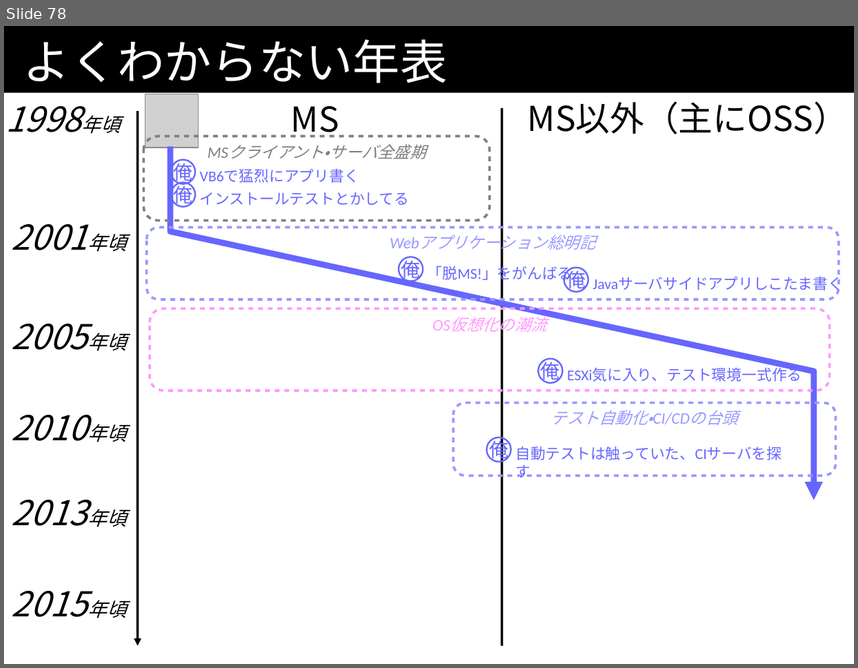
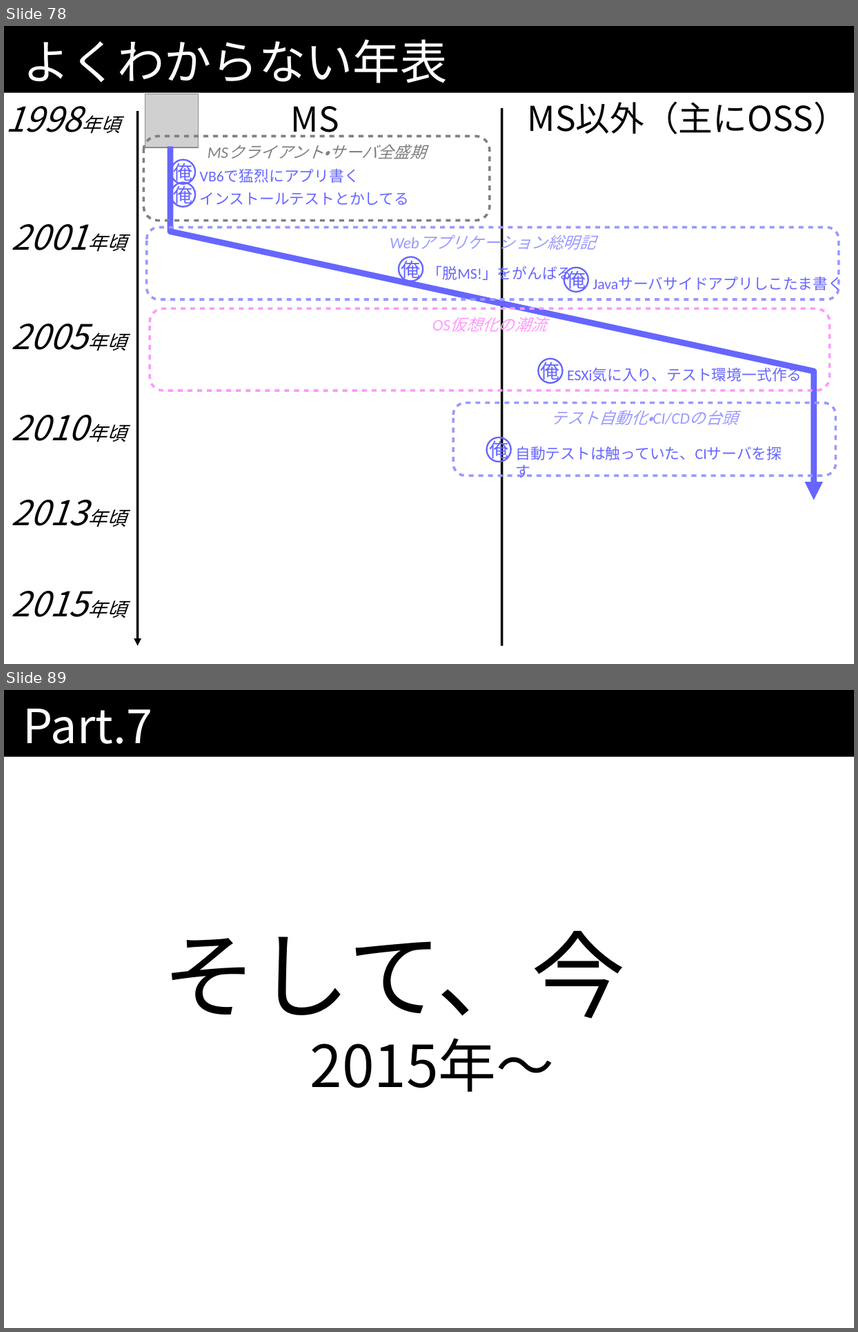
Before and after one commit to kazuhito-m/kazuhito-m.github.io, a slide deck: _drafts/comcamp2016.odp. Shown one above the other, each under a label of ours: slide 78 before the commit, slides 78 and 89 after it; the slides between them are not shown. The pictures are 858x668 and 858x1332 pixels, drawn with LibreOffice and Linux fonts; fonts in the diff are those of the drawing; grey boxes stand for pictures. Boxes give left, top, right and bottom in pixels: in the first picture for what was removed or moved away, otherwise in the second. Text is boxed around its words. In the diff, an @@ line names an element or a change of style, - is before the commit and + after.

```diff
--- a/_drafts/comcamp2016.odp
+++ b/_drafts/comcamp2016.odp
@@ slide 89 added at (x1=4, y1=690, x2=854, y2=1328), background #FFFFFF; not listed: 1 template element that a slide beside it also shows @@
@@ title added at (x1=23, y1=709, x2=153, y2=744), 44 pt, text #FFFFFF @@
+Part.7
@@ subtitle added at (x1=162, y1=931, x2=626, y2=1092), 54 pt, text #000000 @@
+そして、今
+2015年〜
```
Also in this commit, not shown: 4 slides changed, 31 other slides added, 1 other file.
